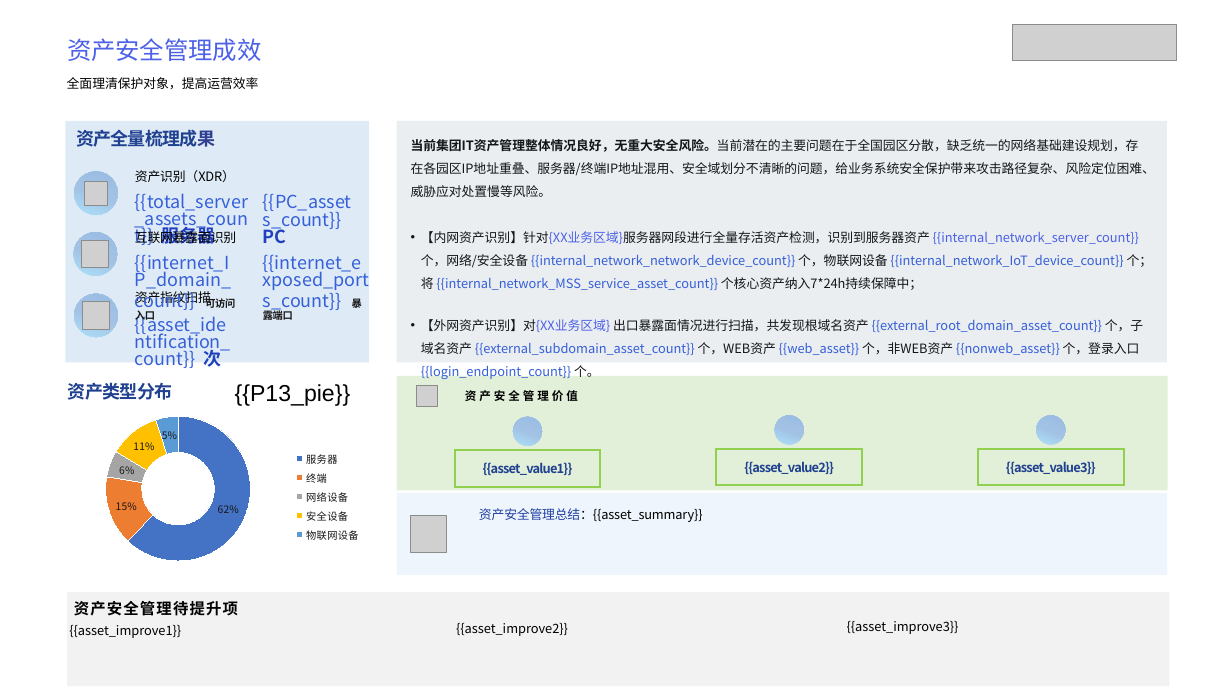
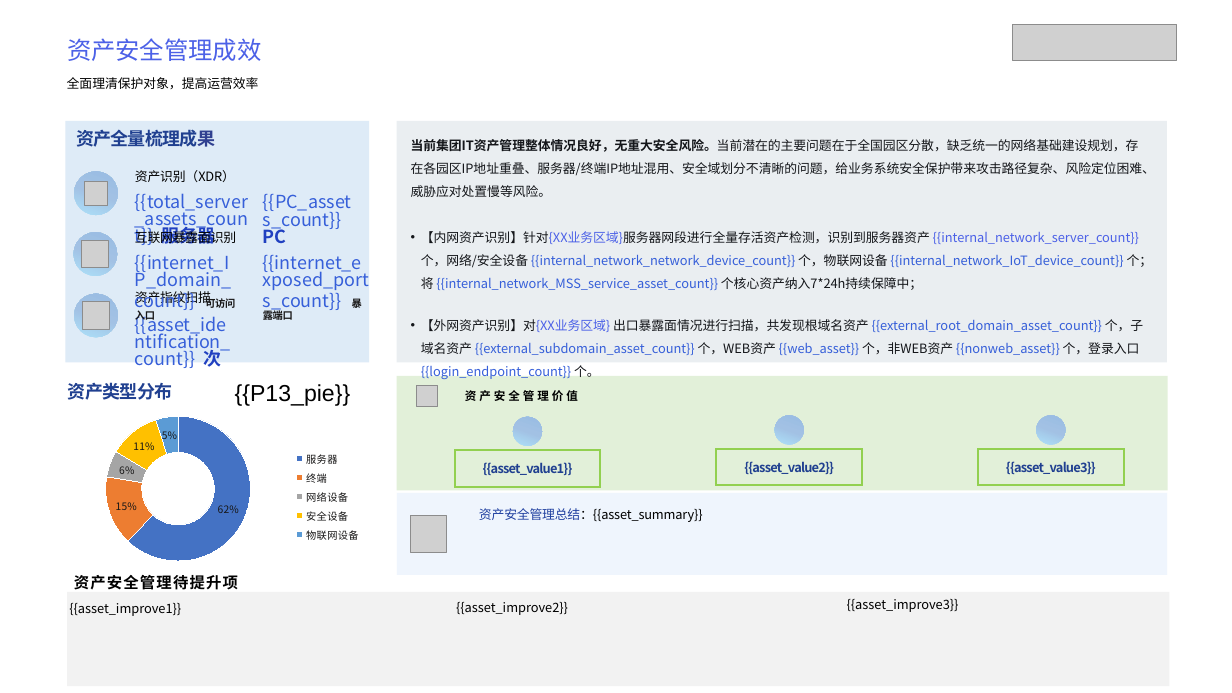
Before and after one commit to Xupai2022/report-generation, a slide deck: slide 13 of mss_ai_ppt_sample_assets/backend/data/templates/经典模板.pptx. Drawn at 1232x693 pixels with LibreOffice and Linux fonts; fonts in the diff are those of the drawing; grey boxes stand for pictures; background and template pictures are left out. Boxes give left, top, right and bottom in pixels: in the first picture for what was removed or moved away, otherwise in the second. Text is boxed around its words. In the diff, an @@ line names an element or a change of style, - is before the commit and + after.

```diff
--- a/mss_ai_ppt_sample_assets/backend/data/templates/经典模板.pptx
+++ b/mss_ai_ppt_sample_assets/backend/data/templates/经典模板.pptx
@@ text "资产安全管理待提升项": place and size @@
-text "资产安全管理待提升项" at <box>74,601,238,616</box>
+text "资产安全管理待提升项" at <box>74,575,238,590</box>
@@ text "{{asset_improve1}}": place and size @@
-text "{{asset_improve1}}" at <box>69,625,181,638</box>
+text "{{asset_improve1}}" at <box>69,603,181,616</box>
@@ text "{{asset_improve2}}": place and size @@
-text "{{asset_improve2}}" at <box>456,623,568,636</box>
+text "{{asset_improve2}}" at <box>456,602,568,615</box>
@@ alignment left to justified in 3 elements at <box>456,602,568,615</box>, <box>69,603,181,616</box>, <box>847,599,959,612</box> @@
@@ text "{{asset_improve3}}": place and size @@
-text "{{asset_improve3}}" at <box>847,621,959,634</box>
+text "{{asset_improve3}}" at <box>847,599,959,612</box>
```
Also in this commit, not shown: 8 other slides changed, 34 other files.
